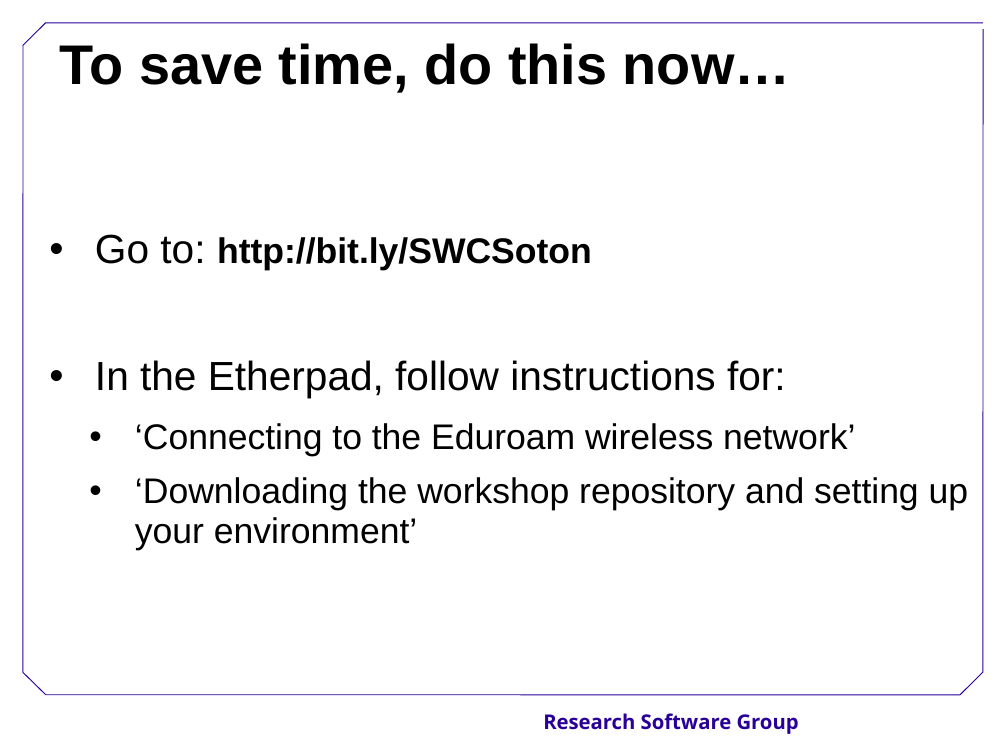
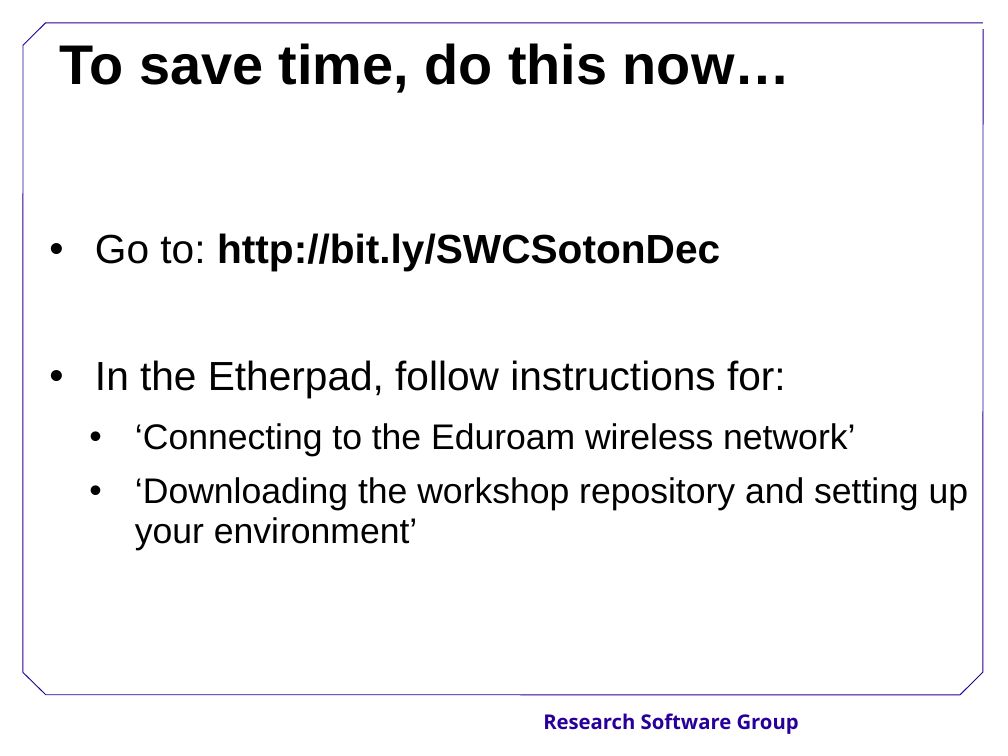
Before and after one commit to Southampton-RSG/2015-12-15-Southampton, a slide deck: slide 1 of welcome/SoftwareCarpentryIntro.ppt. Drawn at 1008x756 pixels with LibreOffice and Linux fonts; fonts in the diff are those of the drawing; background and template pictures are left out. Boxes give left, top, right and bottom in pixels: in the first picture for what was removed or moved away, otherwise in the second. Text is boxed around its words. In the diff, an @@ line names an element or a change of style, - is before the commit and + after.

```diff
--- a/welcome/SoftwareCarpentryIntro.ppt
+++ b/welcome/SoftwareCarpentryIntro.ppt
@@ text at box(95, 233, 720, 271): text changed; size 28 to 32 pt @@
-• Go to: http://bit.ly/SWCSoton
+• Go to: http://bit.ly/SWCSotonDec
```
Also in this commit, not shown: 6 other slides changed.
